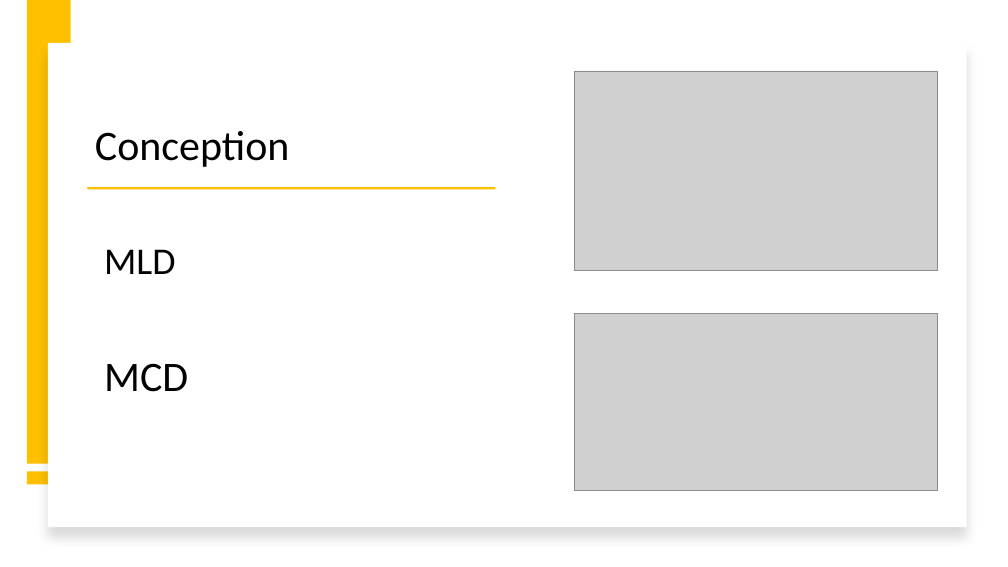
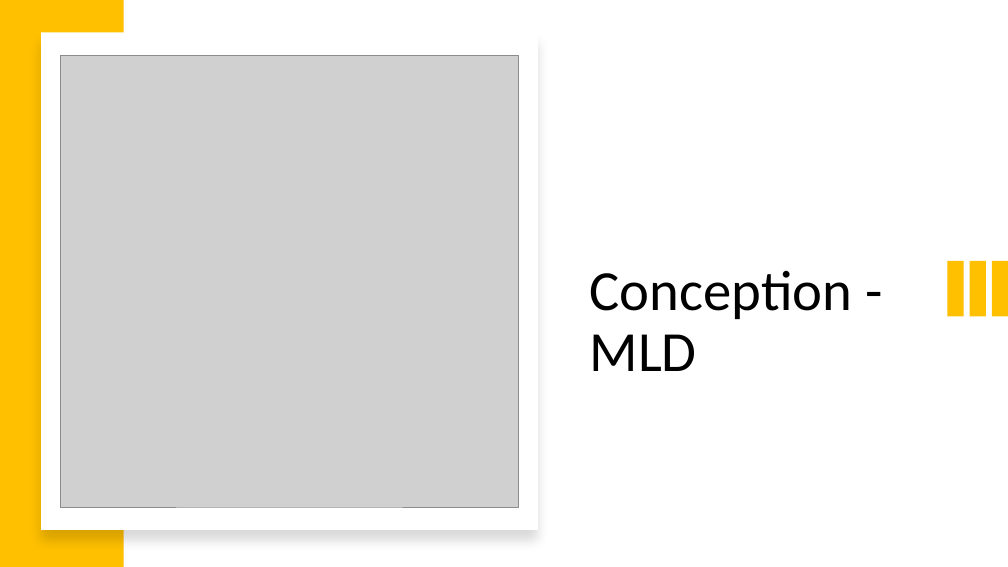
Before and after one commit to neopolitan2012/PT-LPBDD, a slide deck: slide 8 of Soutenance_PT.pptx (slide 7 before the commit). Drawn at 1008x567 pixels with LibreOffice and Linux fonts; fonts in the diff are those of the drawing; grey boxes stand for pictures. Boxes give left, top, right and bottom in pixels: in the first picture for what was removed or moved away, otherwise in the second. Text is boxed around its words. In the diff, an @@ line names an element or a change of style, - is before the commit and + after.

```diff
--- a/Soutenance_PT.pptx
+++ b/Soutenance_PT.pptx
@@ rectangle at <box>0,0,123,567</box>: mirrored; rotation 90 to 0 degrees @@
@@ rectangle: place and size @@
-rectangle at <box>48,43,966,528</box>
+rectangle at <box>41,33,538,530</box>
@@ picture added at <box>60,55,518,507</box> @@
@@ picture removed at <box>575,71,938,271</box> @@
@@ rectangle removed at <box>87,188,495,190</box> @@
@@ text removed at <box>104,249,175,274</box> @@
-MLD
@@ title "Conception - MLD" at <box>590,271,853,371</box>: vertical alignment bottom to top @@
@@ rectangle added at <box>948,261,963,317</box>, fill #FFC000 @@
@@ rectangle added at <box>970,261,986,317</box>, fill #FFC000 @@
@@ rectangle added at <box>992,261,1008,317</box>, fill #FFC000 @@
@@ title at <box>590,271,853,371</box>: text changed; size 40 to 54 pt @@
-Conception
+Conception - MLD
@@ picture removed at <box>575,314,938,491</box> @@
@@ text removed at <box>104,363,188,392</box> @@
-MCD
@@ rectangle removed at <box>27,471,71,484</box> @@
```
Also in this commit, not shown: 11 other slides changed, 6 slides added, 2 slides removed.
